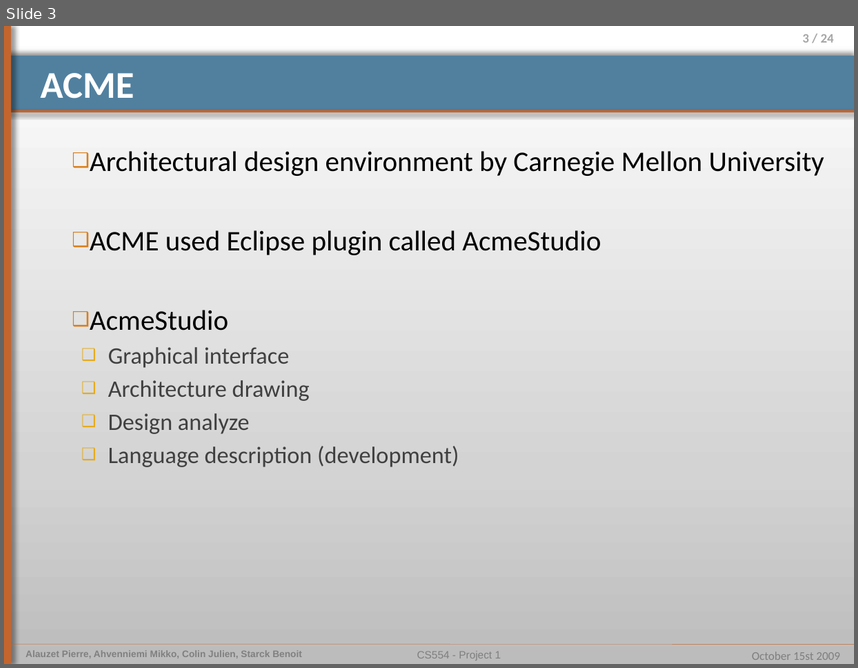
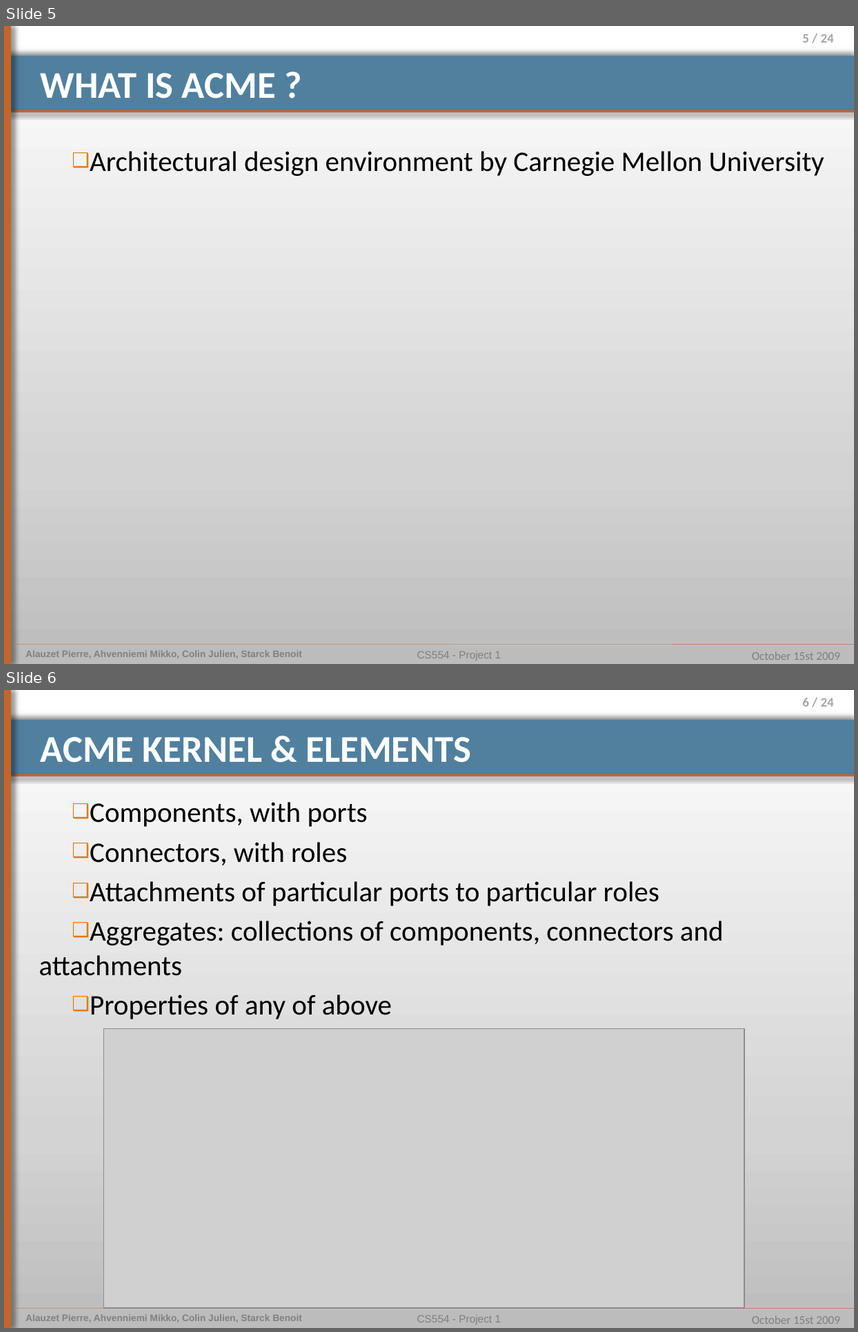
Before and after one commit to pierrealauzet/euroteam, a slide deck: Project 2/Part1/CS554_EuroTeam_Project2_OP4.pptx. Shown one above the other, each under a label of ours: slide 3 before the commit, slides 5 and 6 after it. The pictures are 858x668 and 858x1332 pixels, drawn with LibreOffice and Linux fonts; fonts in the diff are those of the drawing; grey boxes stand for pictures. Boxes give left, top, right and bottom in pixels: in the first picture for what was removed or moved away, otherwise in the second. Text is boxed around its words. In the diff, an @@ line names an element or a change of style, - is before the commit and + after.

```diff
--- a/Project 2/Part1/CS554_EuroTeam_Project2_OP4.pptx
+++ b/Project 2/Part1/CS554_EuroTeam_Project2_OP4.pptx
@@ slide 6 added at [4, 690, 854, 1328], background gradient #BDBDBD to #D3D3D3 to #FFFFFF; not listed: 9 template elements that a slide beside it also shows @@
@@ title added at [41, 737, 472, 762], 32 pt, text #FFFFFF, bold @@
+ACME KERNEL & ELEMENTS
@@ text added at [39, 802, 724, 1019], 24 pt, text #000000 @@
+❑ Components, with ports
+❑ Connectors, with roles
+❑ Attachments of particular ports to particular roles
+❑ Aggregates: collections of components, connectors and attachments
+❑ Properties of any of above
@@ picture added at [103, 1028, 744, 1307] @@
@@ what was slide 3 is now slide 5 @@
@@ slide 5 changed as well @@
@@ page number at [802, 34, 834, 43]: text changed @@
-3 / 24
+5 / 24
@@ title at [41, 73, 276, 98]: text changed @@
-ACME
+WHAT IS ACME ?
@@ text at [90, 230, 601, 467]: paragraphs removed @@
-❑ ACME used Eclipse plugin called AcmeStudio
-❑ AcmeStudio
-  ❑ Graphical interface
-  ❑ Architecture drawing
-  ❑ Design analyze
-  ❑ Language description (development)
```
Also in this commit, not shown: 3 other slides changed, 15 other slides added, 2 slides removed, 5 other files.
